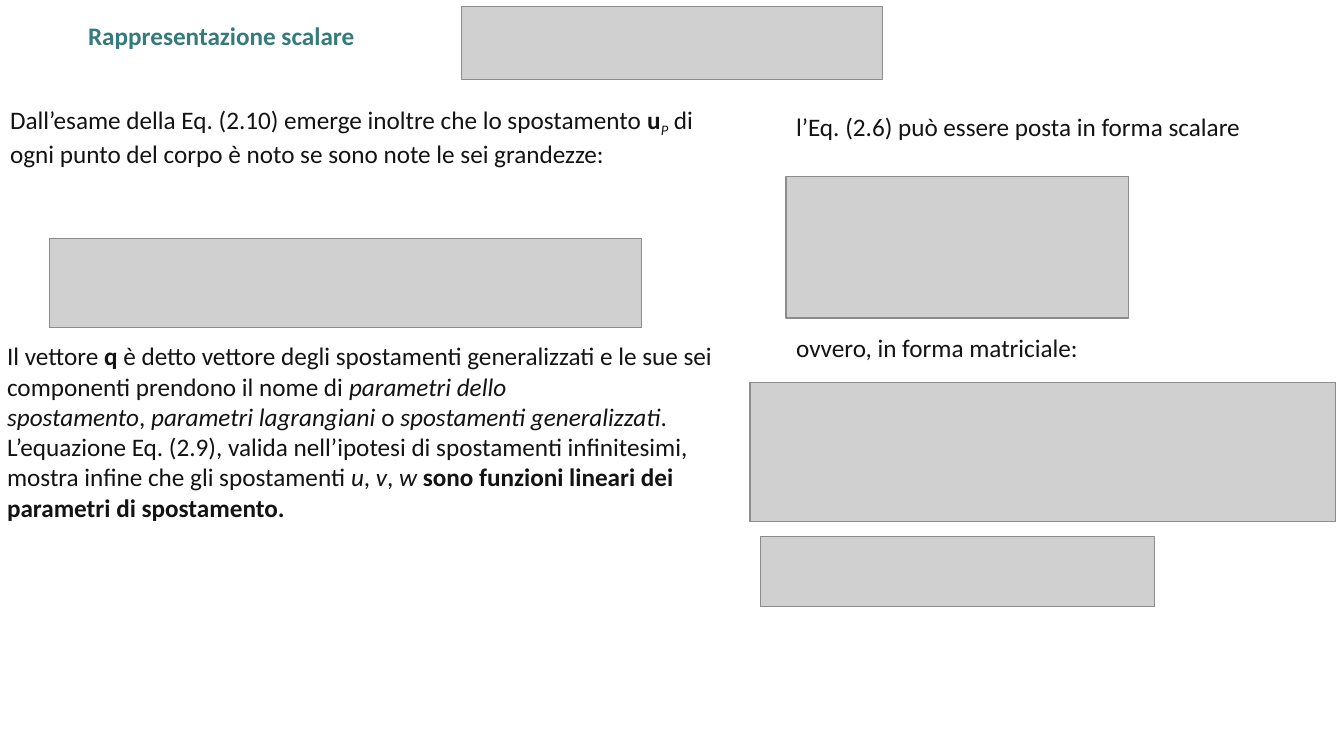
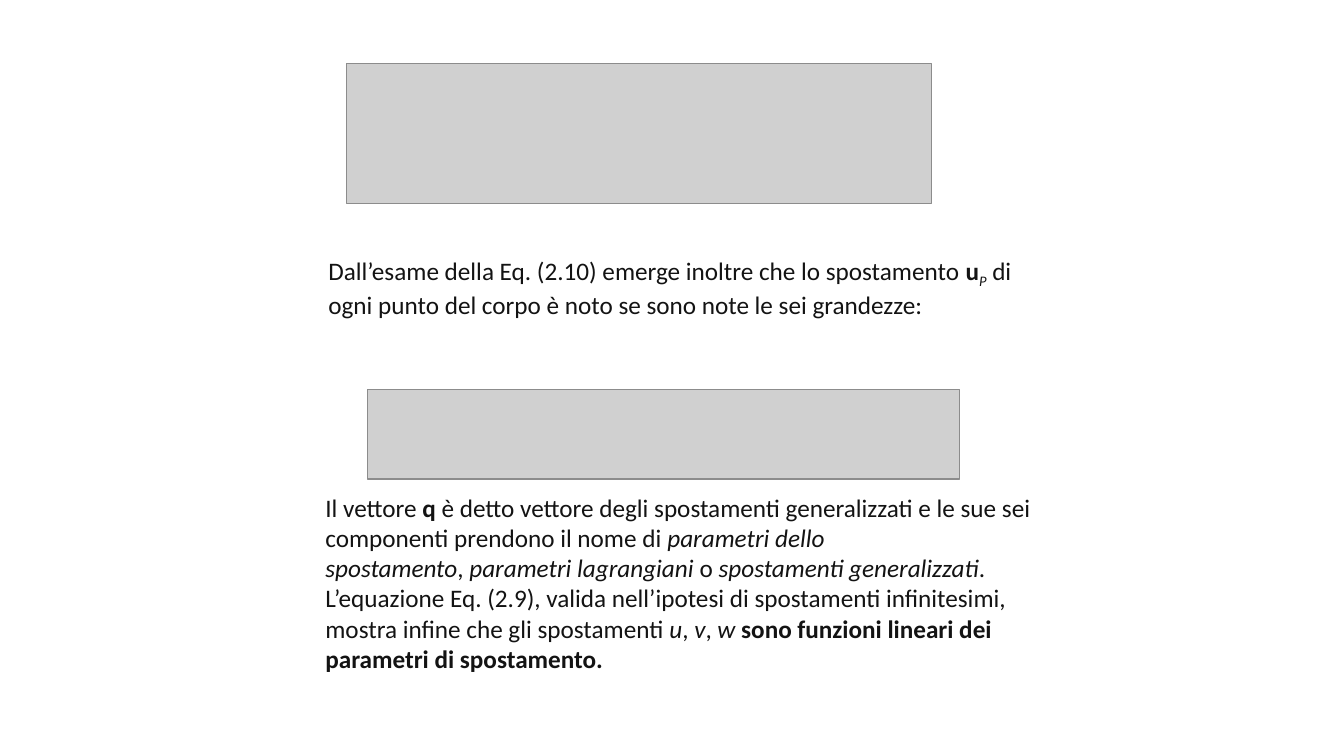
Before and after one commit to giuseppetomassetti/SdC, a slide deck: slide 5 of lezioni/2.0 cinematica.pptx (slide 7 before the commit). Drawn at 1344x756 pixels with LibreOffice and Linux fonts; fonts in the diff are those of the drawing; grey boxes stand for pictures. Boxes give left, top, right and bottom in pixels: in the first picture for what was removed or moved away, otherwise in the second. Text is boxed around its words. In the diff, an @@ line names an element or a change of style, - is before the commit and + after.

```diff
--- a/lezioni/2.0 cinematica.pptx
+++ b/lezioni/2.0 cinematica.pptx
@@ text removed at <box>88,27,354,49</box> @@
-Rappresentazione scalare
@@ picture removed at <box>462,6,883,79</box> @@
@@ picture: place and size @@
-picture at <box>750,382,1336,521</box>
+picture at <box>347,64,933,203</box>
@@ text removed at <box>796,117,1240,140</box> @@
-l’Eq. (2.6) può essere posta in forma scalare
@@ picture removed at <box>786,176,1129,318</box> @@
@@ 2 texts, 1 picture: place and size @@
-2 texts, 1 picture at <box>7,110,712,521</box>
+2 texts, 1 picture at <box>325,261,1030,672</box>
@@ text removed at <box>796,339,1077,360</box> @@
-ovvero, in forma matriciale:
@@ picture removed at <box>761,536,1154,606</box> @@
```
Also in this commit, not shown: 1 other slide changed, 5 slides added, 7 slides removed, 3 other files.
